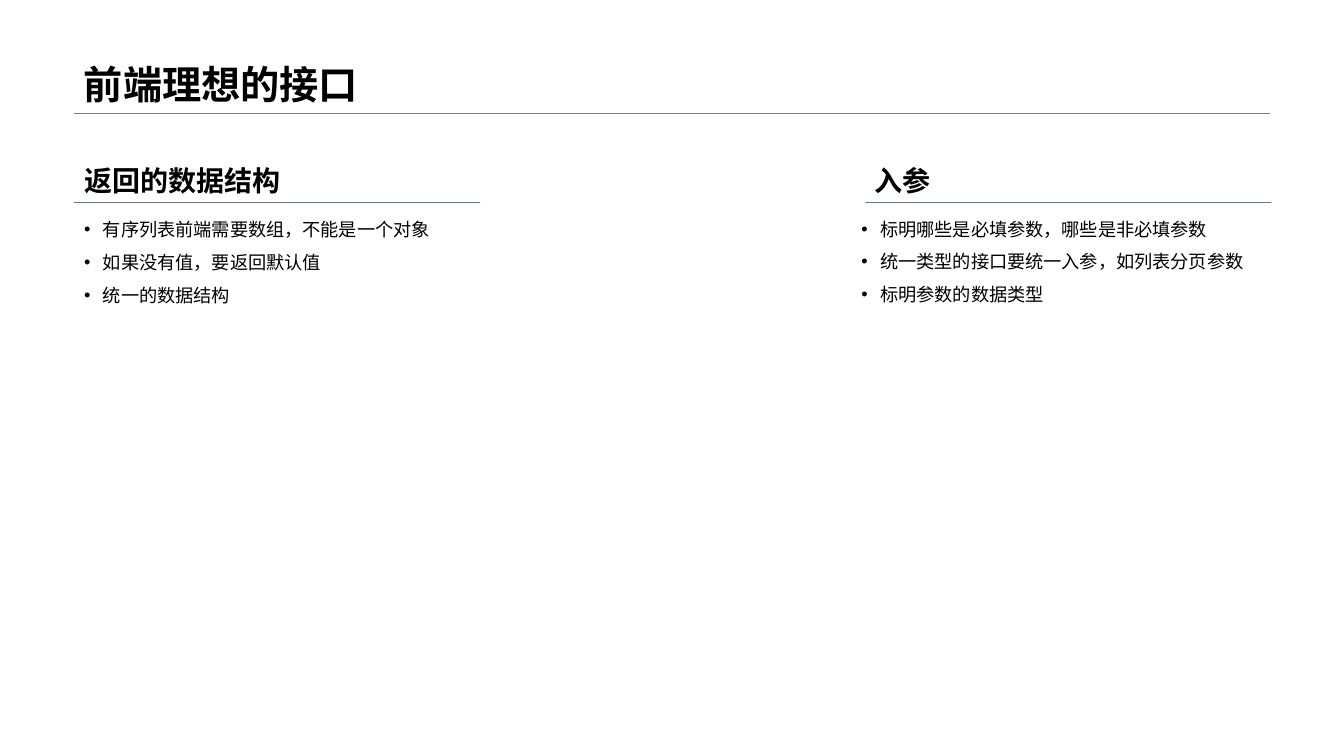
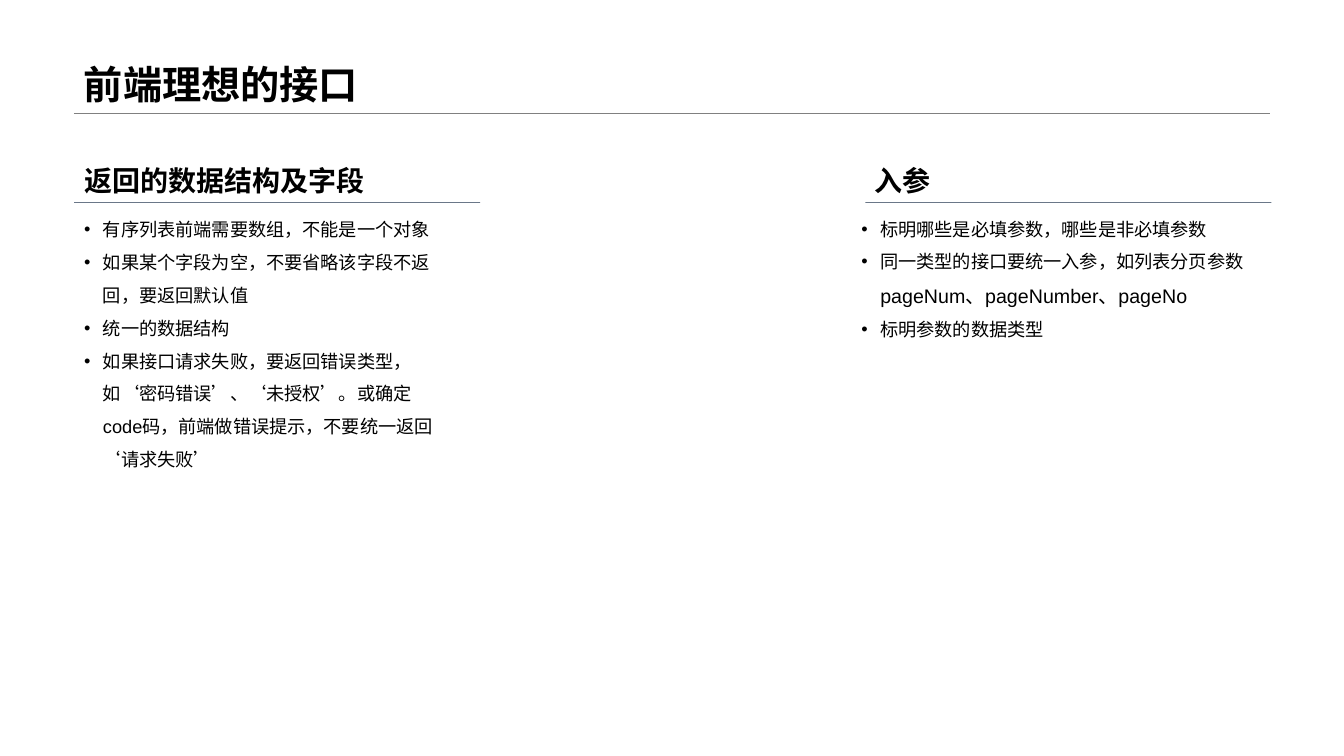
Before and after one commit to zyhahaha/note, a slide deck: slide 9 of share/草稿/分享.pptx. Drawn at 1344x756 pixels with LibreOffice and Linux fonts; fonts in the diff are those of the drawing. Boxes give left, top, right and bottom in pixels: in the first picture for what was removed or moved away, otherwise in the second. Text is boxed around its words. In the diff, an @@ line names an element or a change of style, - is before the commit and + after.

```diff
--- a/share/草稿/分享.pptx
+++ b/share/草稿/分享.pptx
@@ text at box(84, 167, 364, 194): text changed @@
-返回的数据结构
+返回的数据结构及字段
@@ text at box(103, 253, 430, 304): text changed @@
-• 如果没有值，要返回默认值
+• 如果某个字段为空，不要省略该字段不返回，要返回默认值
@@ text at box(880, 252, 1243, 307): text changed; size 13 to 14 pt @@
-• 统一类型的接口要统一入参，如列表分页参数
+• 同一类型的接口要统一入参，如列表分页参数pageNum、pageNumber、pageNo
@@ text at box(103, 352, 433, 468): paragraph added @@
+• 如果接口请求失败，要返回错误类型，如‘密码错误’、‘未授权’。或确定code码，前端做错误提示，不要统一返回 ‘请求失败’
```
Also in this commit, not shown: 2 other slides changed, 6 other files.
